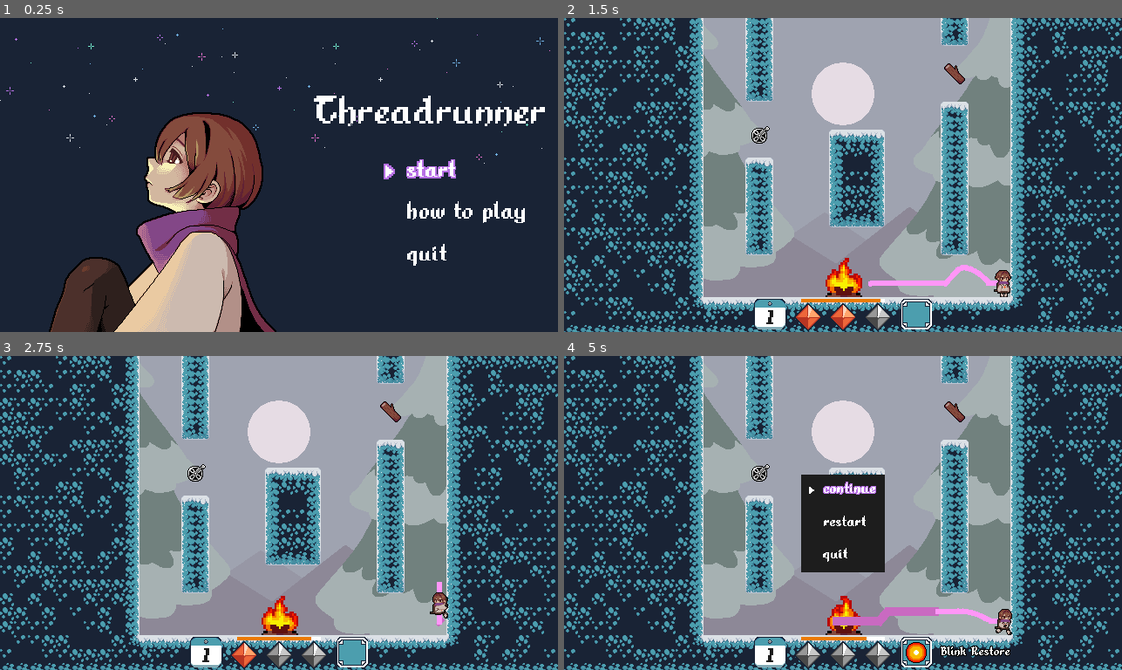
Above: before the commit, frames 1-4 (two rows, left to right).
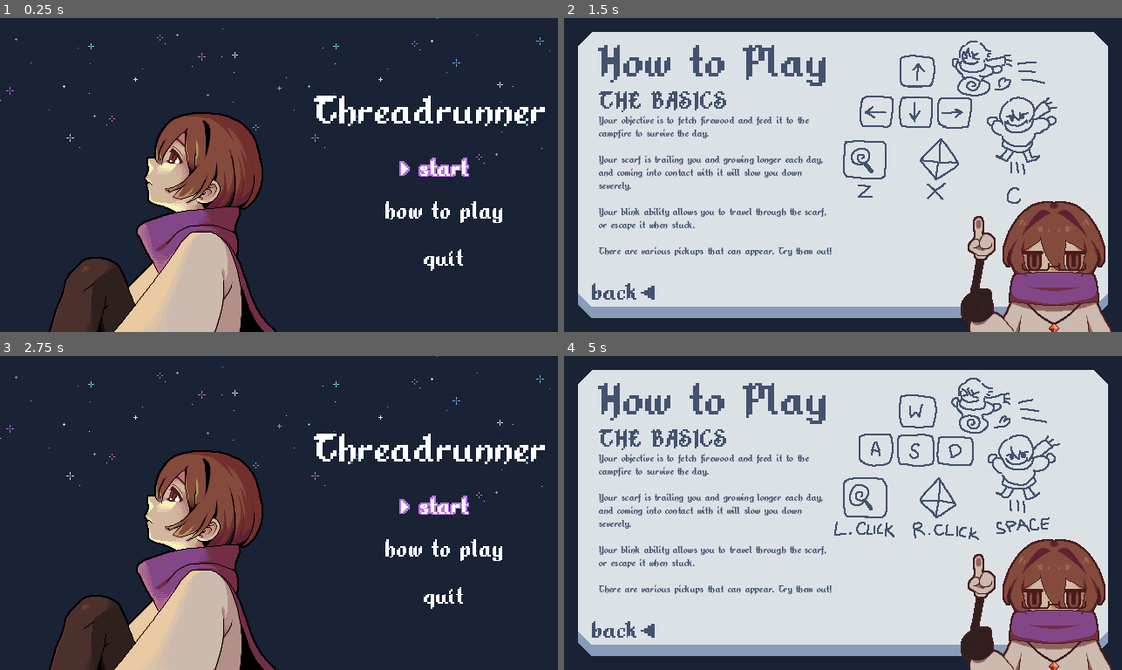
Above: after the commit, the same moments.

Repository: TheRealRaichu/speed-platformer-snake
Game: Godot game, scene res://scenes/scene_root.tscn
Same seed, same stepped clock (60 frames per second), same inputs: the game is played once before the commit and once after it.
Inputs (mouse positions are in pixels of both pictures, inside the frame that each line leads up to):
- Up to frame 1 (0.25 s): no input
- Up to frame 2 (1.5 s): tap Enter at 0.5 s; hold Right (move_right) 0.53-1.25 s; tap X (ability) at 0.6 s; tap C (jump) at 0.77 s; click (614, 291) at 1.27 s
- Up to frame 3 (2.75 s): hold Right (move_right) from 2.03 s (still down); tap X (ability) at 2.1 s; tap C (jump) at 2.27 s
- Up to frame 4 (5 s): release Right (move_right) at 2.78 s; hold Left (move_left) 2.78-3.53 s; tap 7 (add_blink) at 2.85 s; tap X (ability) at 3.05, 3.8, 4.55 s; hold Right (move_right) from 3.53 s (still down); tap 6 (add_portfuel) at 3.6 s; tap C (jump) at 3.77, 4.52 s; tap 9 (add_reel) at 4.35 s; tap Escape (ui_cancel) at 4.9 s

The runs differ from the first frame. In frame 1, 1.4% of the frame differs, in the area x 68-95%, y 44-81%; in frame 2, 89%; in frame 3, 65%; in frame 4, 89%, in the area x 0-100%, y 0-100%.

Commit message:
tweeaks
added charging sprites for crystals
adapted ui buttons to be texture buttons
split htp screen from main menu

Diff:
--- a/speed-platformer-snake/scenes/charge indicator.tscn
+++ b/speed-platformer-snake/scenes/charge indicator.tscn
@@ -1,47 +1,67 @@
 [gd_scene format=3 uid="uid://sch5k12631xx"]
 
 [ext_resource type="Script" uid="uid://cjpkodimv5irw" path="res://scripts/charge indicator.gd" id="1_0s8vh"]
-[ext_resource type="Script" uid="uid://b8ubdyemrg6uu" path="res://scripts/ui_text.gd" id="2_j1bm5"]
 [ext_resource type="Texture2D" uid="uid://bv63qxt7ktwgl" path="res://assets/UI/game_scene/blink_charge.png" id="3_6mxef"]
+[ext_resource type="Texture2D" uid="uid://ctrjfsptjbjkw" path="res://assets/UI/game_scene/blink_recharge_1.png" id="3_f8shk"]
 [ext_resource type="Texture2D" uid="uid://ctuvgblyjh2qb" path="res://assets/UI/game_scene/blink_charge_empty.png" id="4_f8shk"]
+[ext_resource type="Texture2D" uid="uid://78u3ua2yivj4" path="res://assets/UI/game_scene/blink_recharge_2.png" id="4_mot25"]
 
-[node name="charge indicator" type="Control" unique_id=658306353]
+[sub_resource type="SpriteFrames" id="SpriteFrames_7h83d"]
+animations = [{
+"frames": [{
+"duration": 1.0,
+"texture": ExtResource("3_6mxef")
+}],
+"loop": false,
+"name": &"charged",
+"speed": 0.0
+}, {
+"frames": [{
+"duration": 1.0,
+"texture": ExtResource("3_f8shk")
+}, {
+"duration": 1.0,
+"texture": ExtResource("4_mot25")
+}],
+"loop": true,
+"name": &"charging",
+"speed": 6.0
+}, {
+"frames": [{
+"duration": 1.0,
+"texture": ExtResource("4_f8shk")
+}],
+"loop": true,
+"name": &"uncharged",
+"speed": 0.0
+}]
+
+[node name="charge indicator" type="Control" unique_id=658306353 node_paths=PackedStringArray("charge_1", "charge_2", "charge_3")]
 layout_mode = 3
 anchors_preset = 0
 script = ExtResource("1_0s8vh")
+charge_1 = NodePath("container/charge 1")
+charge_2 = NodePath("container/charge 2")
+charge_3 = NodePath("container/charge 3")
 
-[node name="charge 1" type="TextureRect" parent="." unique_id=1416823]
+[node name="container" type="HBoxContainer" parent="." unique_id=304389508]
 layout_mode = 0
-offset_left = 8.0
-offset_top = 12.0
-offset_right = 40.0
-offset_bottom = 44.0
-texture = ExtResource("3_6mxef")
-script = ExtResource("2_j1bm5")
-focused_image = ExtResource("3_6mxef")
-unfocused_image = ExtResource("4_f8shk")
-metadata/_custom_type_script = "uid://b8ubdyemrg6uu"
+offset_right = 128.0
+offset_bottom = 40.0
+theme_override_constants/separation = 8
+alignment = 1
 
-[node name="charge 2" type="TextureRect" parent="." unique_id=1582559604]
-layout_mode = 0
-offset_left = 48.0
-offset_top = 12.0
-offset_right = 80.0
-offset_bottom = 44.0
-texture = ExtResource("3_6mxef")
-script = ExtResource("2_j1bm5")
-focused_image = ExtResource("3_6mxef")
-unfocused_image = ExtResource("4_f8shk")
-metadata/_custom_type_script = "uid://b8ubdyemrg6uu"
+[node name="charge 1" type="AnimatedSprite2D" parent="container" unique_id=202845283]
+position = Vector2(24, 20)
+sprite_frames = SubResource("SpriteFrames_7h83d")
+animation = &"charged"
 
-[node name="charge 3" type="TextureRect" parent="." unique_id=465712835]
-layout_mode = 0
-offset_left = 88.0
-offset_top = 12.0
-offset_right = 120.0
-offset_bottom = 44.0
-texture = ExtResource("3_6mxef")
-script = ExtResource("2_j1bm5")
-focused_image = ExtResource("3_6mxef")
-unfocused_image = ExtResource("4_f8shk")
-metadata/_custom_type_script = "uid://b8ubdyemrg6uu"
+[node name="charge 2" type="AnimatedSprite2D" parent="container" unique_id=2073833455]
+position = Vector2(64, 20)
+sprite_frames = SubResource("SpriteFrames_7h83d")
+animation = &"charged"
+
+[node name="charge 3" type="AnimatedSprite2D" parent="container" unique_id=926399571]
+position = Vector2(104, 20)
+sprite_frames = SubResource("SpriteFrames_7h83d")
+animation = &"charged"
--- a/speed-platformer-snake/scenes/game_over.tscn
+++ b/speed-platformer-snake/scenes/game_over.tscn
@@ -12,7 +12,7 @@
 [sub_resource type="StyleBoxFlat" id="StyleBoxFlat_wqhvx"]
 bg_color = Color(0.6, 0.6, 0.6, 0)
 
-[node name="game over" type="Control" unique_id=972485002]
+[node name="game over" type="Control" unique_id=972485002 node_paths=PackedStringArray("restart_button", "quit_button", "score_label")]
 layout_mode = 3
 anchors_preset = 15
 anchor_right = 1.0
@@ -20,6 +20,9 @@
 grow_horizontal = 2
 grow_vertical = 2
 script = ExtResource("1_xeevv")
+restart_button = NodePath("PanelContainer/VBoxContainer/TryAgain")
+quit_button = NodePath("PanelContainer/VBoxContainer/Quit")
+score_label = NodePath("ScoreLabel")
 
 [node name="screen" type="TextureRect" parent="." unique_id=1803868711]
 layout_mode = 0
@@ -54,13 +57,13 @@
 
 [node name="TryAgain" parent="PanelContainer/VBoxContainer" unique_id=1943041356 instance=ExtResource("4_racf3")]
 layout_mode = 2
-focused_texture = ExtResource("6_uq3qu")
-unfocused_texture = ExtResource("4_56v3a")
+texture_normal = ExtResource("4_56v3a")
+texture_focused = ExtResource("6_uq3qu")
 
 [node name="Quit" parent="PanelContainer/VBoxContainer" unique_id=1033426083 instance=ExtResource("4_racf3")]
 layout_mode = 2
-focused_texture = ExtResource("8_s4bmq")
-unfocused_texture = ExtResource("7_0p6qk")
+texture_normal = ExtResource("7_0p6qk")
+texture_focused = ExtResource("8_s4bmq")
 
 [connection signal="pressed" from="PanelContainer/VBoxContainer/TryAgain" to="." method="_on_try_again_pressed"]
 [connection signal="pressed" from="PanelContainer/VBoxContainer/Quit" to="." method="_on_quit_pressed"]
--- /dev/null
+++ b/speed-platformer-snake/scenes/how_to_play.tscn
@@ -0,0 +1,85 @@
+[gd_scene format=3 uid="uid://cm5dglagd4fpa"]
+
+[ext_resource type="Script" uid="uid://bev14equoov7" path="res://scripts/how_to_play.gd" id="1_e0xnd"]
+[ext_resource type="Texture2D" uid="uid://b5cqmxj3jpev8" path="res://assets/UI/Subscreens/HTP/HTP_Screen.png" id="1_wi5qh"]
+[ext_resource type="Texture2D" uid="uid://dw1pwh01uutvn" path="res://assets/UI/Subscreens/HTP/HTP_Screen2.png" id="2_e0xnd"]
+[ext_resource type="Theme" uid="uid://c7qmg3irhyxb7" path="res://assets/font/quicktheme.tres" id="3_m8x0n"]
+[ext_resource type="Texture2D" uid="uid://cowwmvythqm41" path="res://assets/UI/Buttons/back.png" id="4_crhno"]
+[ext_resource type="Texture2D" uid="uid://byr80kw5ep35c" path="res://assets/UI/Buttons/htp_arrow.png" id="5_xqkvd"]
+
+[sub_resource type="SpriteFrames" id="SpriteFrames_a8gd2"]
+animations = [{
+"frames": [{
+"duration": 1.0,
+"texture": ExtResource("1_wi5qh")
+}, {
+"duration": 1.0,
+"texture": ExtResource("2_e0xnd")
+}],
+"loop": true,
+"name": &"idle",
+"speed": 1.0
+}]
+
+[node name="HowToPlay" type="Control" unique_id=353194978 node_paths=PackedStringArray("back")]
+layout_mode = 3
+anchors_preset = 0
+script = ExtResource("1_e0xnd")
+back = NodePath("back")
+
+[node name="HTP bg" type="AnimatedSprite2D" parent="." unique_id=1963304616]
+position = Vector2(320, 180)
+sprite_frames = SubResource("SpriteFrames_a8gd2")
+animation = &"idle"
+autoplay = "idle"
+
+[node name="back" type="TextureButton" parent="." unique_id=1782471437]
+layout_mode = 0
+offset_left = 32.0
+offset_top = 304.0
+offset_right = 85.0
+offset_bottom = 323.0
+button_mask = 0
+texture_normal = ExtResource("4_crhno")
+ignore_texture_size = true
+stretch_mode = 4
+
+[node name="Cursor" type="TextureRect" parent="." unique_id=2101674686]
+layout_mode = 0
+offset_left = 88.0
+offset_top = 307.0
+offset_right = 128.0
+offset_bottom = 347.0
+scale = Vector2(0.4, 0.4)
+texture = ExtResource("5_xqkvd")
+
+[node name="THE BASICS header" type="Label" parent="." unique_id=1109548826]
+layout_mode = 0
+offset_left = 40.0
+offset_top = 80.0
+offset_right = 264.0
+offset_bottom = 123.0
+theme = ExtResource("3_m8x0n")
+theme_override_colors/font_color = Color(0.2627451, 0.32156864, 0.43137255, 1)
+theme_override_font_sizes/font_size = 32
+text = "THE BASICS"
+
+[node name="THE BASICS body" type="Label" parent="." unique_id=263036831]
+layout_mode = 0
+offset_left = 40.0
+offset_top = 112.0
+offset_right = 312.0
+offset_bottom = 296.0
+theme = ExtResource("3_m8x0n")
+theme_override_colors/font_color = Color(0.2627451, 0.32156864, 0.43137255, 1)
+theme_override_font_sizes/font_size = 12
+text = "Your objective is to fetch firewood and feed it to the campfire to survive the day.
+
+Your scarf is trailing you and growing longer each day, and coming into contact with it will slow you down severely.
+
+Your blink ability allows you to travel through the scarf, or escape it when stuck.
+
+There are various pickups that can appear. Try them out!"
+autowrap_mode = 2
+
+[connection signal="pressed" from="back" to="." method="_on_back_pressed"]
--- a/speed-platformer-snake/scenes/main_menu.tscn
+++ b/speed-platformer-snake/scenes/main_menu.tscn
@@ -10,30 +10,16 @@
 [ext_resource type="Texture2D" uid="uid://diri7yqpu0mc5" path="res://assets/UI/Buttons/quit.png" id="6_5dd4i"]
 [ext_resource type="Texture2D" uid="uid://cyee32edfxhou" path="res://assets/UI/Buttons/start_alt.png" id="7_7b55j"]
 [ext_resource type="Texture2D" uid="uid://cm7l6vd7lkio" path="res://assets/UI/Buttons/htp_alt.png" id="9_5pajh"]
-[ext_resource type="Texture2D" uid="uid://cowwmvythqm41" path="res://assets/UI/Buttons/back.png" id="10_5dd4i"]
 [ext_resource type="Texture2D" uid="uid://dpm31yynu8u2d" path="res://assets/UI/Buttons/quit_alt.png" id="11_j7ex8"]
-[ext_resource type="Texture2D" uid="uid://b5cqmxj3jpev8" path="res://assets/UI/Subscreens/HTP/HTP_Screen.png" id="14_5pajh"]
-[ext_resource type="Texture2D" uid="uid://dw1pwh01uutvn" path="res://assets/UI/Subscreens/HTP/HTP_Screen2.png" id="15_j7ex8"]
-[ext_resource type="Texture2D" uid="uid://byr80kw5ep35c" path="res://assets/UI/Buttons/htp_arrow.png" id="17_j7ex8"]
 
-[sub_resource type="SpriteFrames" id="SpriteFrames_a8gd2"]
-animations = [{
-"frames": [{
-"duration": 1.0,
-"texture": ExtResource("14_5pajh")
-}, {
-"duration": 1.0,
-"texture": ExtResource("15_j7ex8")
-}],
-"loop": true,
-"name": &"idle",
-"speed": 1.0
-}]
-
-[node name="mainMenu" type="Control" unique_id=1836141774]
+[node name="mainMenu" type="Control" unique_id=1836141774 node_paths=PackedStringArray("start_button", "howtoplay_button", "quit_button", "menu_buttons")]
 layout_mode = 3
 anchors_preset = 0
 script = ExtResource("1_l6cm7")
+start_button = NodePath("MainMenuTitle/MenuButtons/Start")
+howtoplay_button = NodePath("MainMenuTitle/MenuButtons/HowToPlay")
+quit_button = NodePath("MainMenuTitle/MenuButtons/Quit")
+menu_buttons = NodePath("MainMenuTitle/MenuButtons")
 
 [node name="Main Screen" type="TextureRect" parent="." unique_id=146942708]
 layout_mode = 0
@@ -67,95 +53,23 @@
 offset_bottom = 294.0
 scale = Vector2(0.8, 0.8)
 theme_override_constants/separation = 32
+alignment = 1
 
 [node name="Start" parent="MainMenuTitle/MenuButtons" unique_id=1943041356 instance=ExtResource("5_5pajh")]
 layout_mode = 2
-focused_texture = ExtResource("7_7b55j")
-unfocused_texture = ExtResource("4_tbmy8")
+texture_normal = ExtResource("4_tbmy8")
+texture_focused = ExtResource("7_7b55j")
 
 [node name="HowToPlay" parent="MainMenuTitle/MenuButtons" unique_id=742597826 instance=ExtResource("5_5pajh")]
 layout_mode = 2
-focused_texture = ExtResource("9_5pajh")
-unfocused_texture = ExtResource("5_jk1qb")
+texture_normal = ExtResource("5_jk1qb")
+texture_focused = ExtResource("9_5pajh")
 
 [node name="Quit" parent="MainMenuTitle/MenuButtons" unique_id=1492484920 instance=ExtResource("5_5pajh")]
 layout_mode = 2
-focused_texture = ExtResource("11_j7ex8")
-unfocused_texture = ExtResource("6_5dd4i")
-
-[node name="HowToPlay" type="Control" parent="." unique_id=500284226]
-visible = false
-anchors_preset = 0
-
-[node name="HTP bg" type="AnimatedSprite2D" parent="HowToPlay" unique_id=1655926663]
-position = Vector2(320, 180)
-sprite_frames = SubResource("SpriteFrames_a8gd2")
-animation = &"idle"
-autoplay = "idle"
-
-[node name="back" type="Button" parent="HowToPlay" unique_id=1079116797]
-self_modulate = Color(1, 1, 1, 0)
-layout_mode = 0
-offset_left = 9.0
-offset_top = 318.00003
-offset_right = 56.0
-offset_bottom = 343.00003
-scale = Vector2(1.3, 1.3)
-theme = ExtResource("2_ekxnf")
-text = "BACK
-"
-
-[node name="BackText" type="TextureRect" parent="HowToPlay" unique_id=801229319]
-layout_mode = 0
-offset_left = 31.999998
-offset_top = 304.0
-offset_right = 96.0
-offset_bottom = 328.0
-scale = Vector2(0.8, 0.8)
-theme = ExtResource("2_ekxnf")
-texture = ExtResource("10_5dd4i")
-
-[node name="TextureRect" type="TextureRect" parent="HowToPlay" unique_id=594981]
-layout_mode = 0
-offset_left = 88.0
-offset_top = 307.0
-offset_right = 128.0
-offset_bottom = 347.0
-scale = Vector2(0.4, 0.4)
-texture = ExtResource("17_j7ex8")
-
-[node name="THE BASICS header" type="Label" parent="HowToPlay" unique_id=1732665632]
-layout_mode = 0
-offset_left = 40.0
-offset_top = 80.0
-offset_right = 264.0
-offset_bottom = 123.0
-theme = ExtResource("2_ekxnf")
-theme_override_colors/font_color = Color(0.2627451, 0.32156864, 0.43137255, 1)
-theme_override_font_sizes/font_size = 32
-text = "THE BASICS"
-
-[node name="THE BASICS body" type="Label" parent="HowToPlay" unique_id=971389269]
-layout_mode = 0
-offset_left = 40.0
-offset_top = 112.0
-offset_right = 312.0
-offset_bottom = 296.0
-theme = ExtResource("2_ekxnf")
-theme_override_colors/font_color = Color(0.2627451, 0.32156864, 0.43137255, 1)
-theme_override_font_sizes/font_size = 12
-text = "Your objective is to fetch firewood and feed it to the campfire to survive the day.
-
-Your scarf is trailing you and growing longer each day, and coming into contact with it will slow you down severely.
-
-Your blink ability allows you to travel through the scarf, or escape it when stuck.
-
-There are various pickups that can appear. Try them out!"
-autowrap_mode = 2
+texture_normal = ExtResource("6_5dd4i")
+texture_focused = ExtResource("11_j7ex8")
 
 [connection signal="pressed" from="MainMenuTitle/MenuButtons/Start" to="." method="_on_start_pressed"]
 [connection signal="pressed" from="MainMenuTitle/MenuButtons/HowToPlay" to="." method="_on_how_to_play_pressed"]
 [connection signal="pressed" from="MainMenuTitle/MenuButtons/Quit" to="." method="_on_quit_pressed"]
-[connection signal="focus_entered" from="HowToPlay/back" to="." method="_on_back_focus_entered"]
-[connection signal="focus_exited" from="HowToPlay/back" to="." method="_on_back_focus_exited"]
-[connection signal="pressed" from="HowToPlay/back" to="." method="_on_back_pressed"]
--- a/speed-platformer-snake/scenes/menu_button.tscn
+++ b/speed-platformer-snake/scenes/menu_button.tscn
@@ -2,30 +2,25 @@
 
 [ext_resource type="Script" uid="uid://bldstivarsngb" path="res://scripts/menu_button.gd" id="1_xsssc"]
 [ext_resource type="PackedScene" uid="uid://c2fqqr5mv6gl3" path="res://scenes/cursor.tscn" id="2_fpmxc"]
-[ext_resource type="PackedScene" uid="uid://c88m1m5vdw716" path="res://scenes/UI Text.tscn" id="3_hunp8"]
 
-[node name="MenuButton" type="Button" unique_id=1943041356]
-self_modulate = Color(1, 1, 1, 0)
-offset_right = 8.0
-offset_bottom = 8.0
+[node name="MenuButton" type="TextureButton" unique_id=1044529896]
+offset_left = 8.0
+offset_right = 72.0
+offset_bottom = 40.0
+size_flags_horizontal = 6
 size_flags_vertical = 3
 mouse_filter = 2
 button_mask = 0
 script = ExtResource("1_xsssc")
 
-[node name="HBoxContainer" type="HBoxContainer" parent="." unique_id=249498260]
+[node name="Cursor" parent="." unique_id=894841464 instance=ExtResource("2_fpmxc")]
 layout_mode = 0
-offset_right = 140.0
-offset_bottom = 32.0
-theme_override_constants/separation = 32
-
-[node name="Cursor" parent="HBoxContainer" unique_id=894841464 instance=ExtResource("2_fpmxc")]
-layout_mode = 2
+offset_left = -28.0
+offset_top = -4.0
+offset_right = -28.0
+offset_bottom = -4.0
 size_flags_horizontal = 0
 size_flags_vertical = 0
-
-[node name="Text" parent="HBoxContainer" unique_id=337887425 instance=ExtResource("3_hunp8")]
-layout_mode = 2
 
 [connection signal="focus_entered" from="." to="." method="_on_focus_entered"]
 [connection signal="focus_exited" from="." to="." method="_on_focus_exited"]
--- a/speed-platformer-snake/scenes/pausemenu.tscn
+++ b/speed-platformer-snake/scenes/pausemenu.tscn
@@ -12,13 +12,16 @@
 [sub_resource type="StyleBoxFlat" id="StyleBoxFlat_r33we"]
 bg_color = Color(0.11489678, 0.11489683, 0.11489671, 1)
 
-[node name="PauseMenu" type="Control" unique_id=1585469177]
+[node name="PauseMenu" type="Control" unique_id=1585469177 node_paths=PackedStringArray("continue_button", "restart_button", "quit_button")]
 process_mode = 3
 z_index = 2
 z_as_relative = false
 layout_mode = 3
 anchors_preset = 0
 script = ExtResource("1_k5gjg")
+continue_button = NodePath("MarginContainer/VBoxContainer/continue")
+restart_button = NodePath("MarginContainer/VBoxContainer/restart")
+quit_button = NodePath("MarginContainer/VBoxContainer/quit")
 
 [node name="PanelContainer" type="PanelContainer" parent="." unique_id=864970074]
 z_index = -1
@@ -49,18 +52,18 @@
 
 [node name="continue" parent="MarginContainer/VBoxContainer" unique_id=1943041356 instance=ExtResource("7_e0wba")]
 layout_mode = 2
-focused_texture = ExtResource("5_kv823")
-unfocused_texture = ExtResource("3_v4mab")
+texture_normal = ExtResource("3_v4mab")
+texture_focused = ExtResource("5_kv823")
 
 [node name="restart" parent="MarginContainer/VBoxContainer" unique_id=1145893538 instance=ExtResource("7_e0wba")]
 layout_mode = 2
-focused_texture = ExtResource("7_sqm04")
-unfocused_texture = ExtResource("6_elpj7")
+texture_normal = ExtResource("6_elpj7")
+texture_focused = ExtResource("7_sqm04")
 
 [node name="quit" parent="MarginContainer/VBoxContainer" unique_id=1567953179 instance=ExtResource("7_e0wba")]
 layout_mode = 2
-focused_texture = ExtResource("9_hd25v")
-unfocused_texture = ExtResource("8_pyfwo")
+texture_normal = ExtResource("8_pyfwo")
+texture_focused = ExtResource("9_hd25v")
 
 [connection signal="pressed" from="MarginContainer/VBoxContainer/continue" to="." method="_on_continue_pressed"]
 [connection signal="pressed" from="MarginContainer/VBoxContainer/restart" to="." method="_on_restart_pressed"]
--- a/speed-platformer-snake/scripts/MusicManager.gd
+++ b/speed-platformer-snake/scripts/MusicManager.gd
@@ -6,6 +6,7 @@
 
 enum STATE {
 	MAIN_MENU,   # piano + pads
+	HOW_TO_PLAY, # piano + pads + TODO htp element
 	GAMEPLAY,    # piano + pad + drums
 	GAMEPLAY_BLUE_FIRE, # gameplay + tamb
 	GAME_OVER,   # piano only
--- a/speed-platformer-snake/scripts/SceneManager.gd
+++ b/speed-platformer-snake/scripts/SceneManager.gd
@@ -8,6 +8,7 @@
 
 enum SCENES_ENUM {
 	mainmenu,
+	how_to_play,
 	gameplay,
 	gameover,
 }
@@ -15,6 +16,7 @@
 # SCENE REFERENCES
 const SCENES := {
 	"main_menu" : preload("res://scenes/main_menu.tscn"),
+	"how_to_play" : preload("res://scenes/how_to_play.tscn"),
 	"gameplay" : preload("res://scenes/game.tscn"),
 	"game_over" : preload("res://scenes/game_over.tscn"),
 }
@@ -36,6 +38,11 @@
 	current_scene = SCENES_ENUM.mainmenu
 	_switch_scene(SCENES.get("main_menu"))
 
+func how_to_play():
+	MusicManager.set_state(MusicManager.STATE.HOW_TO_PLAY)
+	current_scene = SCENES_ENUM.how_to_play
+	_switch_scene(SCENES.get("how_to_play"))
+
 func game_over():
 	MusicManager.set_state(MusicManager.STATE.GAME_OVER)
 	current_scene = SCENES_ENUM.gameover
--- a/speed-platformer-snake/scripts/charge indicator.gd
+++ b/speed-platformer-snake/scripts/charge indicator.gd
@@ -2,36 +2,45 @@
 
 ## CHARGE INDICATOR
 # child references
-@onready var charge_1 := $"charge 1"
-@onready var charge_2 := $"charge 2"
-@onready var charge_3 := $"charge 3"
+@export var charge_1 : AnimatedSprite2D
+@export var charge_2 : AnimatedSprite2D
+@export var charge_3 : AnimatedSprite2D
 
 @onready var charge_indicators = [charge_1, charge_2, charge_3,]
 
 # track old charges
 var previous_charge_count := 3
 
+# shake
+var shake_count := 6
+var shake_interval := 0.05
+
 func allign_charges(charge_count : int): # display charges by amount player has
 	for i in charge_indicators.size():
 		if i < charge_count: # iterate until over charge count
 			set_on(charge_indicators[i])
+		elif i == charge_count:
+			set_charging(charge_indicators[i]) # only shake if newly lost
 		else:
-			set_off(charge_indicators[i], i >= previous_charge_count) # only shake if newly lost
+			var is_spent = i >= previous_charge_count # only shake if newly lost
+			set_off(charge_indicators[i], is_spent)
 	previous_charge_count = charge_count
 
-func set_on(indicator : UIText):
-	indicator.focused() # sets texture to on
+func set_on(indicator : AnimatedSprite2D):
+	indicator.play("charged") # sets texture to on
 
+func set_charging(indicator : AnimatedSprite2D):
+	indicator.play("charging") # sets texture to on
 
-func set_off(indicator: TextureRect, skip_shake: bool = false):
-	indicator.unfocused() # off texture
+func set_off(indicator: AnimatedSprite2D, skip_shake: bool = false):
+	indicator.play("uncharged") # off texture
 	if not skip_shake:
 		shake(indicator)
 
 # courtesy of claude ai
-func shake(node: TextureRect) -> void:
+func shake(node: AnimatedSprite2D) -> void:
 	var original_pos := node.position
-	for i in 6:
+	for i in shake_count:
 		node.position = original_pos + Vector2(randf_range(-3, 3), randf_range(-3, 3))
-		await get_tree().create_timer(0.05).timeout
+		await get_tree().create_timer(shake_interval).timeout
 	node.position = original_pos
--- a/speed-platformer-snake/scripts/game_over.gd
+++ b/speed-platformer-snake/scripts/game_over.gd
@@ -5,9 +5,9 @@
 ## GAME OVER SCREEN
 
 # child reference
-@onready var restart_button := $PanelContainer/VBoxContainer/TryAgain
-@onready var quit_button := $PanelContainer/VBoxContainer/Quit
-@onready var score_label := $ScoreLabel
+@export var restart_button : UIButton
+@export var quit_button : UIButton
+@export var score_label : Label
 
 func _ready() -> void:
 	display_score() # display score of game
--- /dev/null
+++ b/speed-platformer-snake/scripts/how_to_play.gd
@@ -0,0 +1,13 @@
+extends Control
+
+## HOW TO PLAY
+
+var scene_manager : SceneManager
+# exports
+@export var back : Button
+
+## return to main menu
+func _on_back_pressed() -> void:
+	scene_manager.main_menu()
+
+# add tutorial button
--- a/speed-platformer-snake/scripts/mainMenu.gd
+++ b/speed-platformer-snake/scripts/mainMenu.gd
@@ -3,23 +3,18 @@
 ## MAIN MENU
 # reference to scenemanger, set when initialized
 var scene_manager
-# reference to the 2 nodes.
-@onready var howtoplay := $HowToPlay
-@onready var mainmenu := $MainMenuTitle
 
 # refernces to the buttons
-@onready var start_button := $MainMenuTitle/MenuButtons/Start
-@onready var howtoplay_button := $MainMenuTitle/MenuButtons/HowToPlay
-@onready var quit_button := $MainMenuTitle/MenuButtons/Quit
-@onready var back_button := $HowToPlay/back
+@export var start_button : UIButton
+@export var howtoplay_button : UIButton
+@export var quit_button : UIButton
+
+@export var menu_buttons : VBoxContainer
 
 
 ## Initialize the main menu as true and How To Play section as false when first time running, and initilizaed cursor as false.
 func _ready() -> void:
 	start_button.grab_focus() # start button takes focus for key navigation as the first
-
-	mainmenu.visible = true
-	howtoplay.visible = false
 
 ## Starts the game when pressed
 func _on_start_pressed() -> void:
@@ -27,16 +22,9 @@
 
 ## Goes to the How to play section inside of main menu scene through turn on and off nodes.
 func _on_how_to_play_pressed() -> void:
-	back_button.grab_focus() # Sets cursor to back button
-	mainmenu.visible = false
-	howtoplay.visible = true
+	pass
+	scene_manager.how_to_play()
 
 ## Stops the game when pressed
 func _on_quit_pressed() -> void:
 	get_tree().quit()
-
-## Go back to main menu
-func _on_back_pressed() -> void:
-	howtoplay_button.grab_focus()
-	mainmenu.visible = true
-	howtoplay.visible = false
--- a/speed-platformer-snake/scripts/menu_button.gd
+++ b/speed-platformer-snake/scripts/menu_button.gd
@@ -1,30 +1,19 @@
 class_name UIButton
-extends Button
+extends TextureButton
 
 ## MENU BUTTON
 
-@onready var cursor := $HBoxContainer/Cursor
-@onready var uitext := $HBoxContainer/Text
-
-# exports
-@export var focused_texture : Texture2D
-@export var unfocused_texture : Texture2D
+@onready var cursor := $Cursor
 
 func _ready() -> void:
 	cursor.modhide() # hide via modulate
-	uitext.focused_image = focused_texture # set textures
-	uitext.unfocused_image = unfocused_texture
-	uitext.unfocused()
 
 func _on_pressed() -> void:
 	#AudioManager.play("select") # play menu select noise
 	pass
 
 func _on_focus_entered() -> void:
-	#AudioManager.play("navigation") # play menu nav noise
-	uitext.focused() # set ui text status
 	cursor.modshow()
 
 func _on_focus_exited():
-	uitext.unfocused()
 	cursor.modhide()
--- a/speed-platformer-snake/scripts/pauseMenu.gd
+++ b/speed-platformer-snake/scripts/pauseMenu.gd
@@ -4,9 +4,9 @@
 
 ## PAUSE MENU
 # child reference
-@onready var continue_button := $MarginContainer/VBoxContainer/continue
-@onready var restart_button := $MarginContainer/VBoxContainer/restart
-@onready var quit_button := $MarginContainer/VBoxContainer/quit
+@export var continue_button : UIButton
+@export var restart_button : UIButton
+@export var quit_button : UIButton
 
 func _ready() -> void:
 	continue_button.grab_focus() # continue button takes focus for key navigation
Binary file added: speed-platformer-snake/assets/UI/game_scene/blink_recharge_1.png
Not shown, added: speed-platformer-snake/assets/UI/game_scene/blink_recharge_1.png.import
Binary file added: speed-platformer-snake/assets/UI/game_scene/blink_recharge_2.png
Not shown, added: speed-platformer-snake/assets/UI/game_scene/blink_recharge_2.png.import
Not shown, added: speed-platformer-snake/scripts/how_to_play.gd.uid
